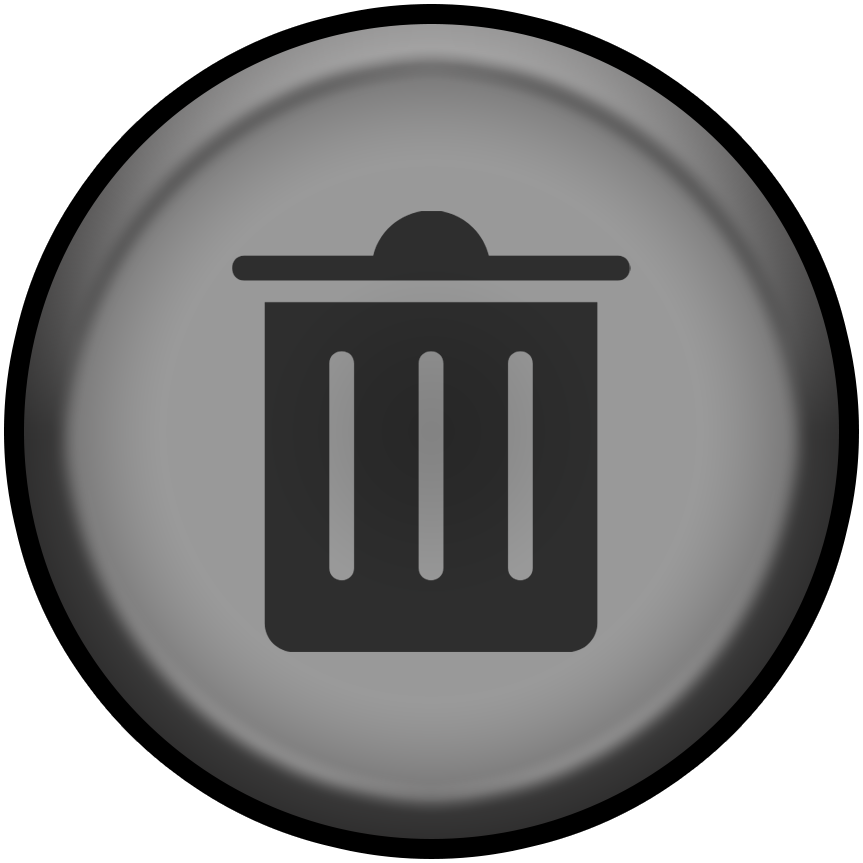
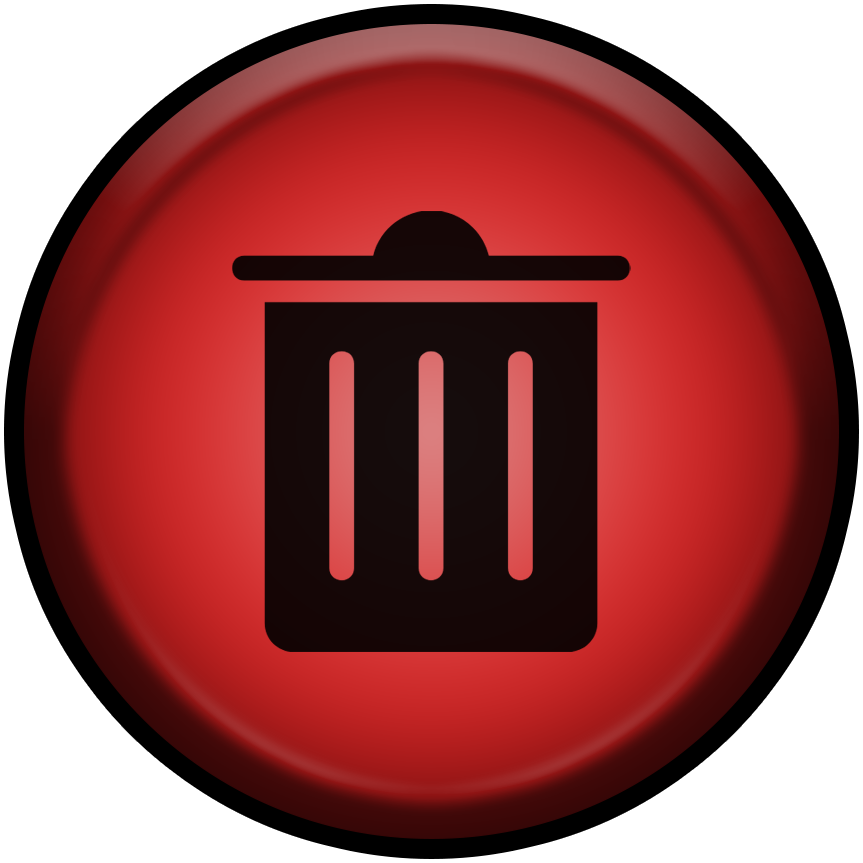
The second 863 x 863 image is a revision of the first. Changes to its layers:
"noun-remove-7985874": opacity 70% → 90% over [232, 211, 631, 652]
painted on "Ellipse 1" over [24, 24, 839, 839]
